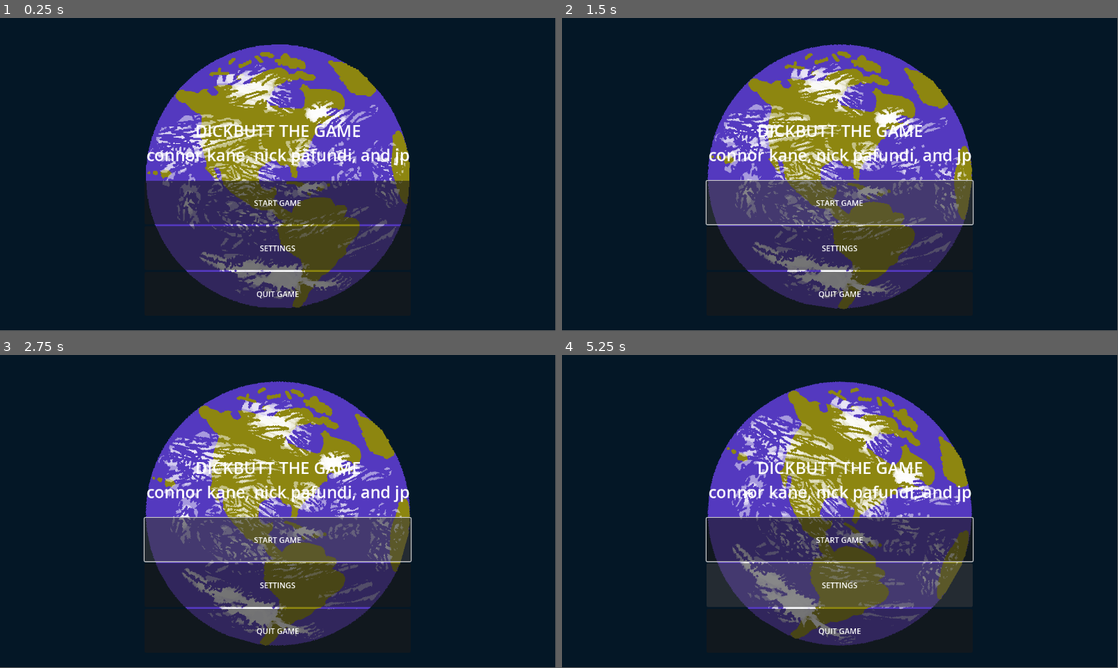
Above: before the commit, frames 1-4 (two rows, left to right).
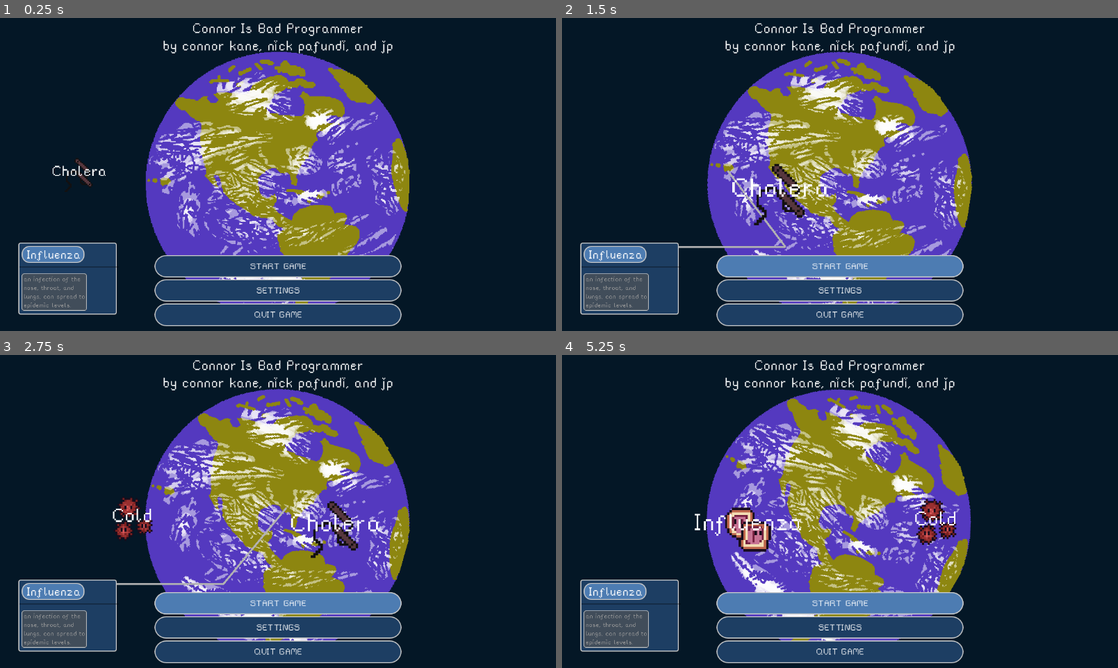
Above: after the commit, the same moments.

Repository: JPGFG/ld24
Game: Godot game, scene res://ui/start_menu.tscn
The game is run twice, just before and just after one commit, with the same random seed, the same clock (stepped at 60 frames per second) and the same inputs. This scene is started directly instead of the project's main scene.
Inputs (mouse positions are in pixels of both pictures, inside the frame that each line leads up to):
- Up to frame 1 (0.25 s): no input
- Up to frame 2 (1.5 s): click "START GAME" at 0.5 s; click "START GAME" at 1.25 s
- Up to frame 3 (2.75 s): click "START GAME" at 2 s
- Up to frame 4 (5.25 s): move the mouse to (962, 495) at 2.77 s; move the mouse to (728, 527) at 3.52 s; move the mouse to (895, 442) at 4.27 s; move the mouse to (812, 574) at 5.02 s
In our replay, the window is 799x449 before the commit and 800x450 after it. These sizes can differ from the game's own. Grey fills any space a smaller window leaves; there, only what the larger window draws over its background counts as a difference.

The runs differ from the first frame. In frame 1, 32% of the frame differs, in the area x 3-74%, y 1-99%; in frame 2, 34%; in frame 3, 34%; in frame 4, 34%, in the area x 3-75%, y 1-99%.

Commit message:
start menu work to make it amazing and beautiful I need a meeting

Diff:
--- a/project.godot
+++ b/project.godot
@@ -15,6 +15,11 @@
 config/features=PackedStringArray("4.2", "GL Compatibility")
 config/icon="res://icon.svg"
 
+[display]
+
+window/stretch/mode="viewport"
+window/stretch/aspect="expand"
+
 [rendering]
 
 textures/canvas_textures/default_texture_filter=0
--- a/ui/Title-menu-graphic.gd
+++ b/ui/Title-menu-graphic.gd
@@ -1,4 +1,4 @@
-extends Sprite2D
+extends TextureRect
 
 var rotation_mult : float = 0.1
 
--- /dev/null
+++ b/ui/germ_orbital.gd
@@ -0,0 +1,21 @@
+class_name GermOrbital
+extends Marker2D
+
+
+@onready var animation_player: AnimationPlayer = $"AnimationPlayer"
+@onready var texture_rect: TextureRect = $"OrbitalGerm"
+@onready var label: Label = $"OrbitalGerm/Label"
+@export var labelText: String
+@export var texture: Texture
+@export var rotate_speed : int = 5
+
+func _ready():
+	label.text = labelText
+	texture_rect.texture = texture
+
+func orbital_start():
+	animation_player.play("orbit")
+
+func _physics_process(delta):
+	#texture_rect.rotation += rotate_speed * delta
+	pass
--- /dev/null
+++ b/ui/germ_orbital.tscn
@@ -0,0 +1,136 @@
+[gd_scene load_steps=7 format=3 uid="uid://d1pm4vnruvfpj"]
+
+[ext_resource type="Script" path="res://ui/germ_orbital.gd" id="1_gmevi"]
+[ext_resource type="FontFile" uid="uid://cfu074rula0ps" path="res://resources/fonts/pixel_font_2.ttf" id="2_74ltp"]
+
+[sub_resource type="LabelSettings" id="LabelSettings_msprj"]
+font = ExtResource("2_74ltp")
+
+[sub_resource type="Animation" id="Animation_uffka"]
+resource_name = "orbit"
+length = 4.0
+loop_mode = 2
+tracks/0/type = "value"
+tracks/0/imported = false
+tracks/0/enabled = true
+tracks/0/path = NodePath(".:position")
+tracks/0/interp = 1
+tracks/0/loop_wrap = true
+tracks/0/keys = {
+"times": PackedFloat32Array(0, 4),
+"transitions": PackedFloat32Array(1, 1),
+"update": 0,
+"values": [Vector2(-508, -39), Vector2(289, -32)]
+}
+tracks/1/type = "value"
+tracks/1/imported = false
+tracks/1/enabled = true
+tracks/1/path = NodePath(".:scale")
+tracks/1/interp = 1
+tracks/1/loop_wrap = true
+tracks/1/keys = {
+"times": PackedFloat32Array(0, 2, 4),
+"transitions": PackedFloat32Array(1, 1, 1),
+"update": 0,
+"values": [Vector2(2, 2), Vector2(5, 5), Vector2(2, 2)]
+}
+tracks/2/type = "value"
+tracks/2/imported = false
+tracks/2/enabled = true
+tracks/2/path = NodePath(".:z_index")
+tracks/2/interp = 1
+tracks/2/loop_wrap = true
+tracks/2/keys = {
+"times": PackedFloat32Array(0, 4),
+"transitions": PackedFloat32Array(1, 1),
+"update": 1,
+"values": [1, -1]
+}
+
+[sub_resource type="Animation" id="Animation_ofxhg"]
+length = 0.001
+tracks/0/type = "value"
+tracks/0/imported = false
+tracks/0/enabled = true
+tracks/0/path = NodePath(".:position")
+tracks/0/interp = 1
+tracks/0/loop_wrap = true
+tracks/0/keys = {
+"times": PackedFloat32Array(0),
+"transitions": PackedFloat32Array(1),
+"update": 0,
+"values": [Vector2(-429, 351)]
+}
+tracks/1/type = "value"
+tracks/1/imported = false
+tracks/1/enabled = true
+tracks/1/path = NodePath(".:scale")
+tracks/1/interp = 1
+tracks/1/loop_wrap = true
+tracks/1/keys = {
+"times": PackedFloat32Array(0),
+"transitions": PackedFloat32Array(1),
+"update": 0,
+"values": [Vector2(5, 5)]
+}
+tracks/2/type = "value"
+tracks/2/imported = false
+tracks/2/enabled = true
+tracks/2/path = NodePath(".:z_index")
+tracks/2/interp = 1
+tracks/2/loop_wrap = true
+tracks/2/keys = {
+"times": PackedFloat32Array(0),
+"transitions": PackedFloat32Array(1),
+"update": 1,
+"values": [1]
+}
+
+[sub_resource type="AnimationLibrary" id="AnimationLibrary_fx71x"]
+_data = {
+"RESET": SubResource("Animation_ofxhg"),
+"orbit": SubResource("Animation_uffka")
+}
+
+[node name="OrbitalCenterpoint" type="Marker2D"]
+script = ExtResource("1_gmevi")
+
+[node name="OrbitalGerm" type="TextureRect" parent="."]
+z_index = 1
+anchors_preset = 8
+anchor_left = 0.5
+anchor_top = 0.5
+anchor_right = 0.5
+anchor_bottom = 0.5
+offset_left = -429.0
+offset_top = 351.0
+offset_right = -389.0
+offset_bottom = 391.0
+grow_horizontal = 2
+grow_vertical = 2
+scale = Vector2(5, 5)
+size_flags_horizontal = 4
+size_flags_vertical = 4
+stretch_mode = 5
+
+[node name="Label" type="Label" parent="OrbitalGerm"]
+layout_mode = 1
+anchors_preset = 8
+anchor_left = 0.5
+anchor_top = 0.5
+anchor_right = 0.5
+anchor_bottom = 0.5
+offset_left = -20.0
+offset_top = -11.5
+offset_right = 20.0
+offset_bottom = 11.5
+grow_horizontal = 2
+grow_vertical = 2
+label_settings = SubResource("LabelSettings_msprj")
+horizontal_alignment = 1
+
+[node name="AnimationPlayer" type="AnimationPlayer" parent="."]
+root_node = NodePath("../OrbitalGerm")
+libraries = {
+"": SubResource("AnimationLibrary_fx71x")
+}
--- /dev/null
+++ b/ui/start_button_normal_stylebox.tres
@@ -0,0 +1,12 @@
+[gd_resource type="StyleBoxFlat" format=3 uid="uid://dsf17glaonr30"]
+
+[resource]
+bg_color = Color(0.1131, 0.24232, 0.39, 1)
+border_width_left = 2
+border_width_top = 2
+border_width_right = 2
+border_width_bottom = 2
+corner_radius_top_left = 25
+corner_radius_top_right = 25
+corner_radius_bottom_right = 25
+corner_radius_bottom_left = 25
--- /dev/null
+++ b/ui/start_button_themes.tres
@@ -0,0 +1,74 @@
+[gd_resource type="Theme" load_steps=7 format=3 uid="uid://b7j1t3yq35cky"]
+
+[ext_resource type="FontFile" uid="uid://cfu074rula0ps" path="res://resources/fonts/pixel_font_2.ttf" id="1_mswcx"]
+[ext_resource type="StyleBox" uid="uid://dsf17glaonr30" path="res://ui/start_button_normal_stylebox.tres" id="2_enwcp"]
+
+[sub_resource type="StyleBoxFlat" id="StyleBoxFlat_ifw25"]
+bg_color = Color(0.0980392, 0.211765, 0.341176, 0.4)
+border_width_left = 2
+border_width_top = 2
+border_width_right = 2
+border_width_bottom = 2
+corner_radius_top_left = 25
+corner_radius_top_right = 25
+corner_radius_bottom_right = 25
+corner_radius_bottom_left = 25
+
+[sub_resource type="StyleBoxFlat" id="StyleBoxFlat_rg7uc"]
+bg_color = Color(0.301, 0.4872, 0.7, 1)
+border_width_left = 2
+border_width_top = 2
+border_width_right = 2
+border_width_bottom = 2
+corner_radius_top_left = 25
+corner_radius_top_right = 25
+corner_radius_bottom_right = 25
+corner_radius_bottom_left = 25
+
+[sub_resource type="StyleBoxFlat" id="StyleBoxFlat_4b7mj"]
+bg_color = Color(0.1305, 0.2796, 0.45, 1)
+border_width_left = 2
+border_width_top = 2
+border_width_right = 2
+border_width_bottom = 2
+corner_radius_top_left = 25
+corner_radius_top_right = 25
+corner_radius_bottom_right = 25
+corner_radius_bottom_left = 25
+
+[sub_resource type="StyleBoxFlat" id="StyleBoxFlat_ia8lx"]
+bg_color = Color(0.312, 0.5304, 0.78, 1)
+border_width_left = 2
+border_width_top = 2
+border_width_right = 2
+border_width_bottom = 2
+corner_radius_top_left = 25
+corner_radius_top_right = 25
+corner_radius_bottom_right = 25
+corner_radius_bottom_left = 25
+
+[resource]
+default_font = ExtResource("1_mswcx")
+default_font_size = 22
+Button/colors/font_color = Color(0.431373, 0.443137, 0.87451, 1)
+Button/colors/font_disabled_color = Color(0.875, 0.875, 0.875, 0.5)
+Button/colors/font_focus_color = Color(0.94902, 0.227451, 0.188235, 1)
+Button/colors/font_hover_color = Color(0.95, 0.95, 0.95, 1)
+Button/colors/font_hover_pressed_color = Color(1, 1, 1, 1)
+Button/colors/font_outline_color = Color(1, 1, 1, 1)
+Button/colors/font_pressed_color = Color(1, 1, 1, 1)
+Button/colors/icon_disabled_color = Color(1, 1, 1, 0.4)
+Button/colors/icon_focus_color = Color(1, 1, 1, 1)
+Button/colors/icon_hover_color = Color(1, 1, 1, 1)
+Button/colors/icon_hover_pressed_color = Color(1, 1, 1, 1)
+Button/colors/icon_normal_color = Color(0.619995, 0.467922, 0.186737, 1)
+Button/colors/icon_pressed_color = Color(1, 1, 1, 1)
+Button/constants/h_separation = 4
+Button/constants/icon_max_width = 0
+Button/constants/outline_size = 0
+Button/fonts/font = ExtResource("1_mswcx")
+Button/styles/disabled = SubResource("StyleBoxFlat_ifw25")
+Button/styles/focus = SubResource("StyleBoxFlat_rg7uc")
+Button/styles/hover = SubResource("StyleBoxFlat_4b7mj")
+Button/styles/normal = ExtResource("2_enwcp")
+Button/styles/pressed = SubResource("StyleBoxFlat_ia8lx")
--- /dev/null
+++ b/ui/start_menu.gd
@@ -0,0 +1,27 @@
+class_name StartMenu
+extends Control
+
+@export var animation_player: AnimationPlayer
+var germ_orbital_array : Array[GermOrbital]
+@onready var flu_line : Line2D = $"FluLine"
+var flu_endpoint
+
+func _ready():
+	for child in get_children():
+		if child is GermOrbital:
+			germ_orbital_array.push_back(child)
+
+	flu_endpoint = flu_line.points[flu_line.points.size() - 1]
+
+	for orbital in germ_orbital_array:
+		orbital.animation_player.play("orbit")
+		await get_tree().create_timer(2).timeout
+
+
+func _physics_process(delta):
+	var orbital_pos = germ_orbital_array[0].texture_rect.get_child(0).global_position.x
+	if (( orbital_pos > 200 and orbital_pos < 700) and germ_orbital_array[0].texture_rect.z_index > 0):
+		flu_line.visible = true
+		flu_line.points[flu_line.points.size() - 1] = germ_orbital_array[0].texture_rect.get_child(0).global_position
+	else:
+		flu_line.visible = false
--- a/ui/start_menu.tscn
+++ b/ui/start_menu.tscn
@@ -1,104 +1,27 @@
-[gd_scene load_steps=10 format=3 uid="uid://bsioit7xh2ol6"]
+[gd_scene load_steps=22 format=3 uid="uid://bsioit7xh2ol6"]
 
 [ext_resource type="Texture2D" uid="uid://dlfmu0bfaie5q" path="res://assets/sprites/ui/title-menu-graphi.png" id="1_uegac"]
-[ext_resource type="Script" path="res://ui/Title-menu-graphic.gd" id="2_itqaa"]
-[ext_resource type="Texture2D" uid="uid://bg4kx0g0707nt" path="res://assets/sprites/ui/title-menu-germ.png" id="3_qhkts"]
+[ext_resource type="Script" path="res://ui/start_menu.gd" id="1_v5ikw"]
+[ext_resource type="Script" path="res://ui/title-menu-graphic.gd" id="2_itqaa"]
+[ext_resource type="FontFile" uid="uid://cfu074rula0ps" path="res://resources/fonts/pixel_font_2.ttf" id="4_yhmey"]
+[ext_resource type="Theme" uid="uid://b7j1t3yq35cky" path="res://ui/start_button_themes.tres" id="5_3hjga"]
+[ext_resource type="Texture2D" uid="uid://nji6g7rcer3u" path="res://assets/sprites/ui/staph_orbital.png" id="6_d4d6n"]
+[ext_resource type="PackedScene" uid="uid://d1pm4vnruvfpj" path="res://ui/germ_orbital.tscn" id="6_ht7yc"]
+[ext_resource type="Texture2D" uid="uid://duq2jd4pnqdi0" path="res://assets/sprites/ui/cholera_orbital.png" id="7_57bnj"]
+[ext_resource type="Texture2D" uid="uid://ck6myvovukkxk" path="res://assets/sprites/ui/cold_orbital.png" id="8_eiesc"]
+[ext_resource type="Texture2D" uid="uid://cv4ss37f3eccg" path="res://assets/sprites/ui/flu_orbital.png" id="9_hvsro"]
 
 [sub_resource type="LabelSettings" id="LabelSettings_iiylu"]
+font = ExtResource("4_yhmey")
 font_size = 34
 
-[sub_resource type="Theme" id="Theme_kudj6"]
-
-[sub_resource type="SpriteFrames" id="SpriteFrames_cm21h"]
-animations = [{
-"frames": [{
-"duration": 1.0,
-"texture": ExtResource("3_qhkts")
-}],
-"loop": true,
-"name": &"default",
-"speed": 5.0
-}]
+[sub_resource type="Animation" id="Animation_npidi"]
+length = 0.001
 
 [sub_resource type="Animation" id="Animation_anxx6"]
 resource_name = "orbit"
 length = 4.0
 loop_mode = 2
-tracks/0/type = "value"
-tracks/0/imported = false
-tracks/0/enabled = true
-tracks/0/path = NodePath("Title-menu-germ:position")
-tracks/0/interp = 1
-tracks/0/loop_wrap = true
-tracks/0/keys = {
-"times": PackedFloat32Array(0, 4),
-"transitions": PackedFloat32Array(1, 1),
-"update": 0,
-"values": [Vector2(298, 517), Vector2(786, 62)]
-}
-tracks/1/type = "value"
-tracks/1/imported = false
-tracks/1/enabled = true
-tracks/1/path = NodePath("Title-menu-germ:scale")
-tracks/1/interp = 1
-tracks/1/loop_wrap = true
-tracks/1/keys = {
-"times": PackedFloat32Array(0, 2, 4),
-"transitions": PackedFloat32Array(1, 1, 1),
-"update": 0,
-"values": [Vector2(1, 1), Vector2(5, 5), Vector2(1, 1)]
-}
-tracks/2/type = "value"
-tracks/2/imported = false
-tracks/2/enabled = true
-tracks/2/path = NodePath("Title-menu-germ:z_index")
-tracks/2/interp = 1
-tracks/2/loop_wrap = true
-tracks/2/keys = {
-"times": PackedFloat32Array(0, 4),
-"transitions": PackedFloat32Array(1, 1),
-"update": 1,
-"values": [1, -1]
-}
-
-[sub_resource type="Animation" id="Animation_npidi"]
-length = 0.001
-tracks/0/type = "value"
-tracks/0/imported = false
-tracks/0/enabled = true
-tracks/0/path = NodePath("Title-menu-germ:position")
-tracks/0/interp = 1
-tracks/0/loop_wrap = true
-tracks/0/keys = {
-"times": PackedFloat32Array(0),
-"transitions": PackedFloat32Array(1),
-"update": 0,
-"values": [Vector2(298, 517)]
-}
-tracks/1/type = "value"
-tracks/1/imported = false
-tracks/1/enabled = true
-tracks/1/path = NodePath("Title-menu-germ:scale")
-tracks/1/interp = 1
-tracks/1/loop_wrap = true
-tracks/1/keys = {
-"times": PackedFloat32Array(0),
-"transitions": PackedFloat32Array(1),
-"update": 0,
-"values": [Vector2(1, 1)]
-}
-tracks/2/type = "value"
-tracks/2/imported = false
-tracks/2/enabled = true
-tracks/2/path = NodePath("Title-menu-germ:z_index")
-tracks/2/interp = 1
-tracks/2/loop_wrap = true
-tracks/2/keys = {
-"times": PackedFloat32Array(0),
-"transitions": PackedFloat32Array(1),
-"update": 1,
-"values": [-1]
-}
 
 [sub_resource type="AnimationLibrary" id="AnimationLibrary_wjhtv"]
 _data = {
@@ -106,13 +29,61 @@
 "orbit": SubResource("Animation_anxx6")
 }
 
-[node name="StartMenu" type="Control"]
+[sub_resource type="StyleBoxFlat" id="StyleBoxFlat_i4807"]
+bg_color = Color(0.1131, 0.24232, 0.39, 1)
+border_width_left = 2
+border_width_top = 2
+border_width_right = 2
+border_width_bottom = 2
+corner_radius_top_left = 4
+corner_radius_top_right = 4
+corner_radius_bottom_right = 4
+corner_radius_bottom_left = 4
+
+[sub_resource type="StyleBoxFlat" id="StyleBoxFlat_1nlra"]
+bg_color = Color(0.6, 0.6, 0.6, 0)
+
+[sub_resource type="StyleBoxFlat" id="StyleBoxFlat_cn1ux"]
+bg_color = Color(0.301, 0.4872, 0.7, 1)
+border_width_left = 2
+border_width_top = 2
+border_width_right = 2
+border_width_bottom = 2
+corner_radius_top_left = 15
+corner_radius_top_right = 15
+corner_radius_bottom_right = 15
+corner_radius_bottom_left = 15
+
+[sub_resource type="LabelSettings" id="LabelSettings_xc5b3"]
+font = ExtResource("4_yhmey")
+font_size = 30
+
+[sub_resource type="StyleBoxLine" id="StyleBoxLine_ssr0n"]
+
+[sub_resource type="StyleBoxFlat" id="StyleBoxFlat_vjods"]
+bg_color = Color(0.7254, 0.75088, 0.78, 0.243137)
+border_width_left = 1
+border_width_top = 1
+border_width_right = 1
+border_width_bottom = 1
+corner_radius_top_left = 4
+corner_radius_top_right = 4
+corner_radius_bottom_right = 4
+corner_radius_bottom_left = 4
+
+[sub_resource type="LabelSettings" id="LabelSettings_m8yq8"]
+font = ExtResource("4_yhmey")
+font_color = Color(0.61339, 0.61339, 0.61339, 1)
+
+[node name="StartMenu" type="Control" node_paths=PackedStringArray("animation_player")]
 layout_mode = 3
 anchors_preset = 15
 anchor_right = 1.0
 anchor_bottom = 1.0
 grow_horizontal = 2
 grow_vertical = 2
+script = ExtResource("1_v5ikw")
+animation_player = NodePath("AnimationPlayer")
 
 [node name="BackGround" type="ColorRect" parent="."]
 layout_mode = 1
@@ -123,42 +94,81 @@
 grow_vertical = 2
 color = Color(0.015, 0.08925, 0.15, 1)
 
-[node name="Title-menu-graphi" type="Sprite2D" parent="."]
-position = Vector2(576, 328)
+[node name="OrbitalCenterpoint" parent="." instance=ExtResource("6_ht7yc")]
+position = Vector2(578, 317)
+labelText = "Cholera"
+texture = ExtResource("7_57bnj")
+
+[node name="OrbitalCenterpoint2" parent="." instance=ExtResource("6_ht7yc")]
+position = Vector2(577, 319)
+labelText = "Cold"
+texture = ExtResource("8_eiesc")
+
+[node name="OrbitalCenterpoint3" parent="." instance=ExtResource("6_ht7yc")]
+position = Vector2(578, 320)
+labelText = "Influenza"
+texture = ExtResource("9_hvsro")
+
+[node name="OrbitalCenterpoint4" parent="." instance=ExtResource("6_ht7yc")]
+position = Vector2(577, 321)
+labelText = "MRSA"
+texture = ExtResource("6_d4d6n")
+
+[node name="Title-menu-graphi" type="TextureRect" parent="."]
+layout_mode = 1
+anchors_preset = 8
+anchor_left = 0.5
+anchor_top = 0.5
+anchor_right = 0.5
+anchor_bottom = 0.5
+offset_left = -184.0
+offset_top = -164.0
+offset_right = 180.0
+offset_bottom = 200.0
+grow_horizontal = 2
+grow_vertical = 2
 scale = Vector2(1.5, 1.5)
+pivot_offset = Vector2(180, 180)
 texture = ExtResource("1_uegac")
+stretch_mode = 5
 script = ExtResource("2_itqaa")
 
-[node name="Label" type="Label" parent="."]
-layout_mode = 1
-anchors_preset = 8
-anchor_left = 0.5
-anchor_top = 0.5
-anchor_right = 0.5
-anchor_bottom = 0.5
-offset_left = -115.0
-offset_top = -90.0
-offset_right = 117.0
-offset_bottom = -41.0
-grow_horizontal = 2
-grow_vertical = 2
-text = "DICKBUTT THE GAME
-connor kane, nick pafundi, and jp"
+[node name="MarginContainer2" type="MarginContainer" parent="."]
+layout_mode = 1
+anchors_preset = 5
+anchor_left = 0.5
+anchor_right = 0.5
+offset_left = -274.5
+offset_right = 274.5
+offset_bottom = 97.0
+grow_horizontal = 2
+theme_override_constants/margin_left = 5
+theme_override_constants/margin_top = 5
+theme_override_constants/margin_right = 5
+theme_override_constants/margin_bottom = 5
+
+[node name="Label" type="Label" parent="MarginContainer2"]
+layout_mode = 2
+size_flags_horizontal = 4
+size_flags_vertical = 0
+text = "Connor Is Bad Programmer
+by connor kane, nick pafundi, and jp"
 label_settings = SubResource("LabelSettings_iiylu")
 horizontal_alignment = 1
 
 [node name="MarginContainer" type="MarginContainer" parent="."]
 layout_mode = 1
-anchors_preset = 15
+anchors_preset = 12
+anchor_top = 1.0
 anchor_right = 1.0
 anchor_bottom = 1.0
-offset_top = 308.0
-grow_horizontal = 2
-grow_vertical = 2
-theme_override_constants/margin_left = 300
-theme_override_constants/margin_top = 30
-theme_override_constants/margin_right = 300
-theme_override_constants/margin_bottom = 30
+offset_top = -167.0
+grow_horizontal = 2
+grow_vertical = 0
+theme_override_constants/margin_left = 320
+theme_override_constants/margin_top = 10
+theme_override_constants/margin_right = 320
+theme_override_constants/margin_bottom = 10
 
 [node name="VBoxContainer" type="VBoxContainer" parent="MarginContainer"]
 layout_mode = 2
@@ -166,8 +176,9 @@
 [node name="Button" type="Button" parent="MarginContainer/VBoxContainer"]
 layout_mode = 2
 size_flags_vertical = 3
-theme = SubResource("Theme_kudj6")
+theme = ExtResource("5_3hjga")
 icon_alignment = 1
+expand_icon = true
 
 [node name="Label" type="Label" parent="MarginContainer/VBoxContainer/Button"]
 layout_mode = 1
@@ -188,8 +199,9 @@
 [node name="Button2" type="Button" parent="MarginContainer/VBoxContainer"]
 layout_mode = 2
 size_flags_vertical = 3
-theme = SubResource("Theme_kudj6")
+theme = ExtResource("5_3hjga")
 icon_alignment = 1
+expand_icon = true
 
 [node name="Label" type="Label" parent="MarginContainer/VBoxContainer/Button2"]
 layout_mode = 1
@@ -209,8 +221,9 @@
 [node name="Button3" type="Button" parent="MarginContainer/VBoxContainer"]
 layout_mode = 2
 size_flags_vertical = 3
-theme = SubResource("Theme_kudj6")
+theme = ExtResource("5_3hjga")
 icon_alignment = 1
+expand_icon = true
 
 [node name="Label" type="Label" parent="MarginContainer/VBoxContainer/Button3"]
 layout_mode = 1
@@ -227,13 +240,102 @@
 grow_vertical = 2
 text = "QUIT GAME"
 
-[node name="Title-menu-germ" type="AnimatedSprite2D" parent="."]
-z_index = -1
-position = Vector2(298, 517)
-sprite_frames = SubResource("SpriteFrames_cm21h")
-
 [node name="AnimationPlayer" type="AnimationPlayer" parent="."]
-active = false
 libraries = {
 "": SubResource("AnimationLibrary_wjhtv")
 }
+
+[node name="FluLine" type="Line2D" parent="."]
+points = PackedVector2Array(241, 474, 463, 474, 498, 390)
+width = 4.0
+default_color = Color(0.7, 0.7, 0.7, 1)
+begin_cap_mode = 1
+antialiased = true
+
+[node name="InfluenzaBox" type="PanelContainer" parent="."]
+layout_mode = 0
+offset_left = 38.0
+offset_top = 465.0
+offset_right = 242.0
+offset_bottom = 614.0
+
+[node name="Panel" type="Panel" parent="InfluenzaBox"]
+layout_mode = 2
+theme_override_styles/panel = SubResource("StyleBoxFlat_i4807")
+
+[node name="MarginContainer" type="MarginContainer" parent="InfluenzaBox/Panel"]
+layout_mode = 0
+offset_right = 203.0
+offset_bottom = 57.0
+theme_override_constants/margin_left = 3
+theme_override_constants/margin_top = 3
+theme_override_constants/margin_right = 3
+theme_override_constants/margin_bottom = 3
+
+[node name="VBoxContainer" type="VBoxContainer" parent="InfluenzaBox/Panel/MarginContainer"]
+layout_mode = 2
+
+[node name="TitleTag" type="MarginContainer" parent="InfluenzaBox/Panel/MarginContainer/VBoxContainer"]
+layout_mode = 2
+theme_override_constants/margin_left = 4
+theme_override_constants/margin_top = 4
+theme_override_constants/margin_right = 70
+theme_override_constants/margin_bottom = 4
+
+[node name="PanelContainer" type="PanelContainer" parent="InfluenzaBox/Panel/MarginContainer/VBoxContainer/TitleTag"]
+layout_mode = 2
+theme_override_styles/panel = SubResource("StyleBoxFlat_1nlra")
+
+[node name="Panel" type="Panel" parent="InfluenzaBox/Panel/MarginContainer/VBoxContainer/TitleTag/PanelContainer"]
+layout_mode = 2
+theme_override_styles/panel = SubResource("StyleBoxFlat_cn1ux")
+
+[node name="MarginContainer" type="MarginContainer" parent="InfluenzaBox/Panel/MarginContainer/VBoxContainer/TitleTag/PanelContainer"]
+layout_mode = 2
+theme_override_constants/margin_left = 6
+theme_override_constants/margin_top = 3
+theme_override_constants/margin_right = 3
+theme_override_constants/margin_bottom = 3
+
+[node name="Label" type="Label" parent="InfluenzaBox/Panel/MarginContainer/VBoxContainer/TitleTag/PanelContainer/MarginContainer"]
+z_index = 1
+layout_mode = 2
+text = "Influenza"
+label_settings = SubResource("LabelSettings_xc5b3")
+horizontal_alignment = 1
+
+[node name="Separator" type="Panel" parent="InfluenzaBox/Panel/MarginContainer/VBoxContainer"]
+layout_mode = 2
+theme_override_styles/panel = SubResource("StyleBoxLine_ssr0n")
+
+[node name="Description" type="MarginContainer" parent="InfluenzaBox/Panel/MarginContainer/VBoxContainer"]
+layout_mode = 2
+theme_override_constants/margin_left = 4
+theme_override_constants/margin_top = 10
+theme_override_constants/margin_right = 65
+theme_override_constants/margin_bottom = 6
+
+[node name="PanelContainer" type="PanelContainer" parent="InfluenzaBox/Panel/MarginContainer/VBoxContainer/Description"]
+layout_mode = 2
+
+[node name="Panel" type="Panel" parent="InfluenzaBox/Panel/MarginContainer/VBoxContainer/Description/PanelContainer"]
+layout_mode = 2
+theme_override_styles/panel = SubResource("StyleBoxFlat_vjods")
+
+[node name="MarginContainer" type="MarginContainer" parent="InfluenzaBox/Panel/MarginContainer/VBoxContainer/Description/PanelContainer"]
+layout_mode = 2
+theme_override_constants/margin_left = 4
+theme_override_constants/margin_top = 4
+theme_override_constants/margin_right = 4
+theme_override_constants/margin_bottom = 4
+
+[node name="Label" type="Label" parent="InfluenzaBox/Panel/MarginContainer/VBoxContainer/Description/PanelContainer/MarginContainer"]
+layout_mode = 2
+text = "an infection of the
+nose, throat, and
+lungs, can spread to
+epidemic levels."
+label_settings = SubResource("LabelSettings_m8yq8")
+
+[node name="Line2D" type="Line2D" parent="InfluenzaBox"]
+position = Vector2(207, 1)
Binary file added: assets/sprites/ui/cholera_orbital.png
Not shown, added: assets/sprites/ui/cholera_orbital.png.import
Binary file added: assets/sprites/ui/cold_orbital.png
Not shown, added: assets/sprites/ui/cold_orbital.png.import
Binary file added: assets/sprites/ui/flu_orbital.png
Not shown, added: assets/sprites/ui/flu_orbital.png.import
Binary file added: assets/sprites/ui/staph_orbital.png
Not shown, added: assets/sprites/ui/staph_orbital.png.import
